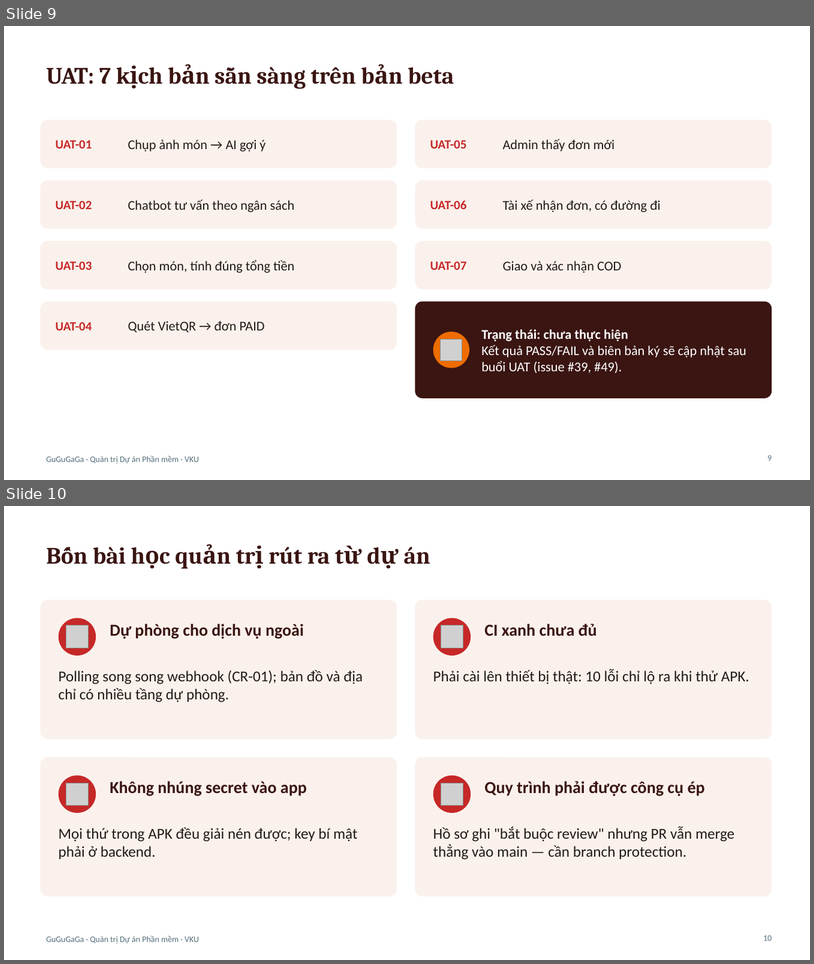
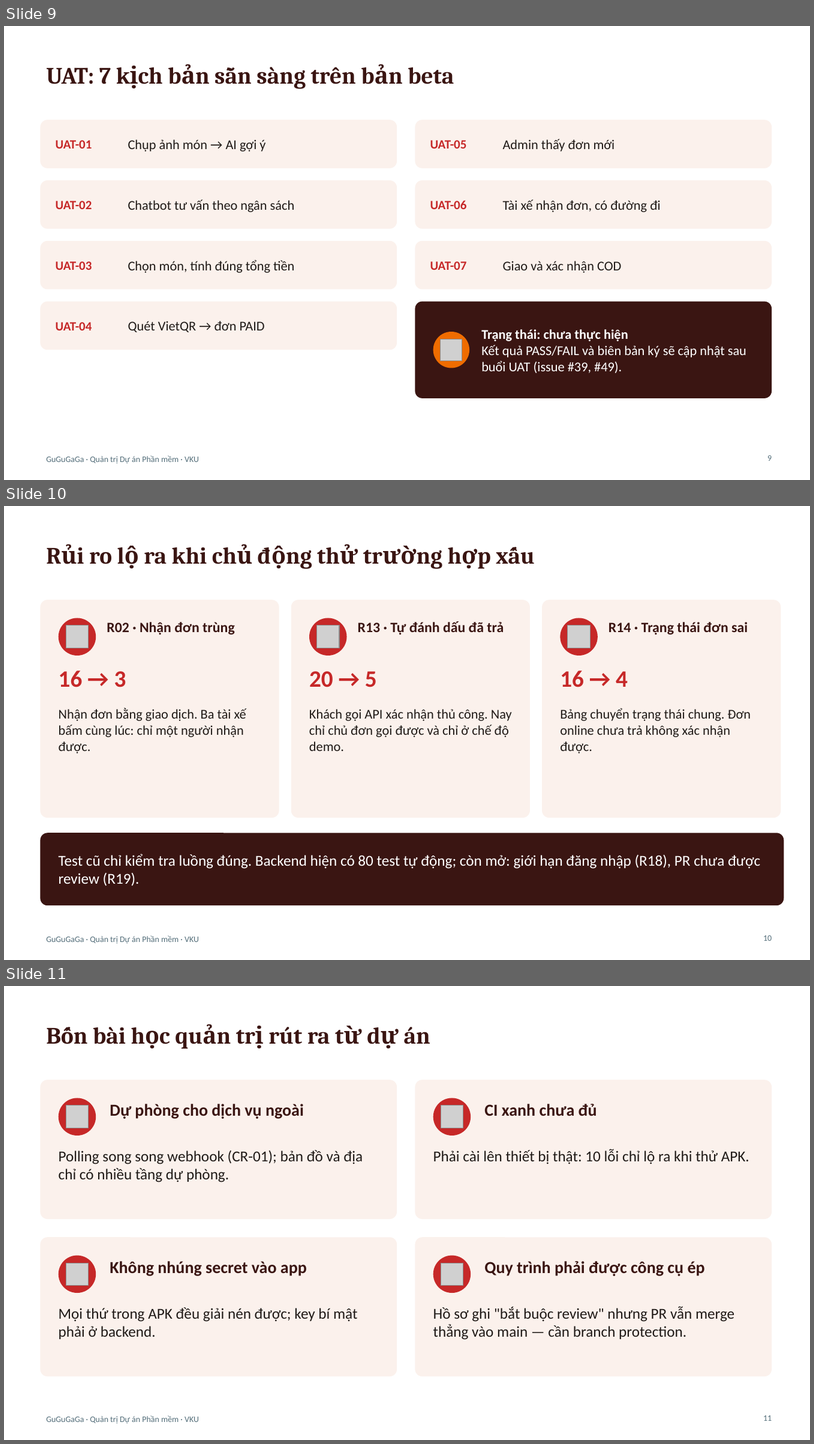
Before and after one commit to MinhELY1402/GuGuGaGa-F-B, a slide deck: docs/GuGuGaGa_Slide_Bao_Ve.pptx. Shown one above the other, each under a label of ours: slides 9 and 10 before the commit, slides 9, 10 and 11 after it. The pictures are 814x964 and 814x1444 pixels, drawn with LibreOffice and Linux fonts; fonts in the diff are those of the drawing; grey boxes stand for pictures. Boxes give left, top, right and bottom in pixels: in the first picture for what was removed or moved away, otherwise in the second. Text is boxed around its words. In the diff, an @@ line names an element or a change of style, - is before the commit and + after.

Commit message:
docs: cập nhật sổ rủi ro R13–R21, CR-03, báo cáo 6.5, slide rủi ro, bằng chứng 22–23/11
- 04: thêm R13–R21 (lỗ hổng check-payment, trạng thái đơn, cổng mô phỏng, đơn hết hạn, PR chưa review...);
  R02 đã kiểm chứng, R11 xảy ra lần 2
- 06: CR-03 (cửa hàng xác nhận đơn, khách tự hủy, điều phối tài xế)
- 01: mục 6.5 kiểm thử 22–23/11 (backend 80 test, thử trên điện thoại thật), chương 7
- 08 + slide: thêm slide rủi ro (R02, R13, R14), cập nhật slide demo (Tailscale Funnel)
- 00, 09: lịch sử dự án và bằng chứng bổ sung; xuất lại bản Word và PowerPoint

```diff
--- a/docs/GuGuGaGa_Slide_Bao_Ve.pptx
+++ b/docs/GuGuGaGa_Slide_Bao_Ve.pptx
@@ slide 10 added at <box>4,506,810,960</box>, background #FFFFFF; not listed: 1 template element that a slide beside it also shows @@
@@ title added at <box>89,547,207,564</box>, 28 pt, text #3A1512, bold @@
+Rủi ro lộ ra khi chủ động thử trường hợp xấu
@@ rounded rectangle added at <box>40,600,279,817</box>, fill #FBF1EC @@
@@ rounded rectangle added at <box>291,600,530,817</box>, fill #FBF1EC @@
@@ rounded rectangle added at <box>542,600,782,817</box>, fill #FBF1EC @@
@@ ellipse added at <box>59,618,96,655</box>, fill #C62828 @@
@@ picture added at <box>66,625,88,648</box> @@
@@ text added at <box>107,622,235,634</box>, 17 pt, text #3A1512, bold @@
+R02 · Nhận đơn trùng
@@ ellipse added at <box>309,618,347,655</box>, fill #C62828 @@
@@ picture added at <box>317,625,339,648</box> @@
@@ text added at <box>358,621,504,635</box>, 17 pt, text #3A1512, bold @@
+R13 · Tự đánh dấu đã trả
@@ ellipse added at <box>561,618,598,655</box>, fill #C62828 @@
@@ picture added at <box>568,625,590,648</box> @@
@@ text added at <box>609,622,748,634</box>, 17 pt, text #3A1512, bold @@
+R14 · Trạng thái đơn sai
@@ text added at <box>59,670,126,687</box>, 28 pt, text #C62828, bold @@
+16 → 3
@@ text added at <box>309,671,377,687</box>, 28 pt, text #C62828, bold @@
+20 → 5
@@ text added at <box>560,670,628,687</box>, 28 pt, text #C62828, bold @@
+16 → 4
@@ text added at <box>59,708,246,753</box>, 16 pt, text #1F1A17 @@
+Nhận đơn bằng giao dịch. Ba tài xế bấm cùng lúc: chỉ một người nhận được.
@@ text added at <box>309,709,512,751</box>, 16 pt, text #1F1A17 @@
+Khách gọi API xác nhận thủ công. Nay chỉ chủ đơn gọi được và chỉ ở chế độ demo.
@@ text added at <box>560,708,752,753</box>, 16 pt, text #1F1A17 @@
+Bảng chuyển trạng thái chung. Đơn online chưa trả không xác nhận được.
@@ rounded rectangle added at <box>40,832,785,905</box>, fill #3A1512 @@
@@ text added at <box>59,853,761,886</box>, 18 pt, text #FFFFFF @@
+Test cũ chỉ kiểm tra luồng đúng. Backend hiện có 80 test tự động; còn mở: giới hạn đăng nhập (R18), PR chưa được review (R19).
@@ page number added at <box>764,935,772,940</box>, 10 pt, text #546E7A @@
+10
@@ what was slide 10 is now slide 11 @@
@@ page number at <box>764,1415,772,1420</box>: text changed @@
-10
+11
```
Also in this commit, not shown: 1 slide changed, 18 other files.
